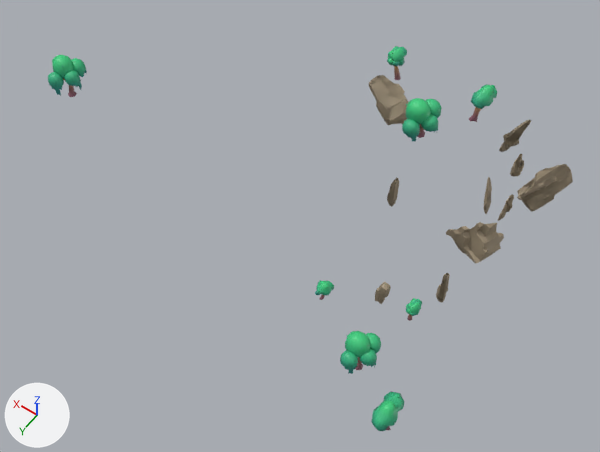
Renders of the glTF model models/rock_tree.glb from each side of a commit.
Before and after are seen from a camera (50 mm lens) standing at (60.6, 165.7, 240.2) and looking at (163.3, 21.9, 14.3). Arrows for +X, +Y and +Z are at lower left; the lights stay in place. Objects named as collision shapes, trigger or cutter boxes, shadow casters or lower levels of detail are left out. Where no turn or scale is listed for an object, it has been applied to the vertices. Vertices at the same position are counted once.

Script lines for the objects in view, before the commit:
```python
me_rock_010_0_001 = bpy.data.meshes.new('rock.010_0.001')
me_rock_010_0_001.from_pydata(...)  # 9382 vertices, 13606 faces; spans x -6.0..155.0, y -9.0..121.0, z -12.0..45.0
# faces by material slot: [4008, 9598]
me_rock_010_0_001.materials.append(mat_rock)  # brown #9e8e76
me_rock_010_0_001.materials.append(mat_material_22)  # picture img_material_22_basecolor
ob_rock_trees = bpy.data.objects.new('rock_trees', me_rock_010_0_001)
ob_rock_trees.location = (102.0, -50.7, 8.8)
```
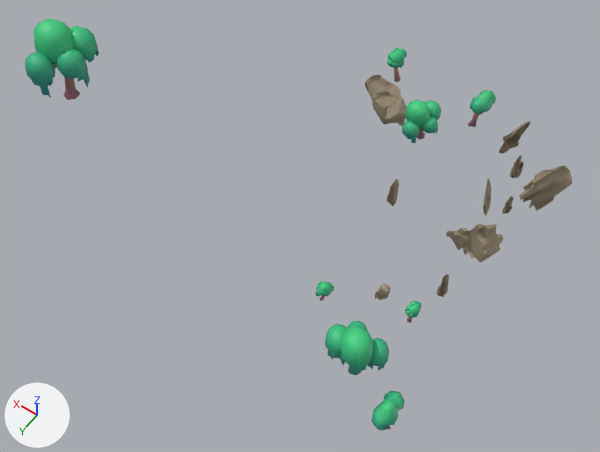
The change, as a list of edits to the scene's bpy script:
```text
Change me_rock_010_0_001:
    used by ob_rock_trees; location = (102.0, -50.7, 8.8)
    remove me_rock_010_0_001.from_pydata(...)  # 9382 vertices, 13606 faces; spans x -6.0..155.0, y -9.0..121.0, z -12.0..45.0
    add me_rock_010_0_001.from_pydata(...)  # 8955 vertices, 12627 faces; spans x -6.0..160.0, y -9.0..121.0, z -8.0..59.0
    me_rock_010_0_001 part 1: the loose piece of 56 vertices spanning x 144.0..149.0, y 84.0..89.0, z 35.0..42.0 is copied, and the copy is scaled about its middle by 1.86, then moved by (-2.0, 0.0, 8.0); it spans x 140.0..150.0, y 82.0..91.0, z 40.0..53.0
    me_rock_010_0_001 part 2: the loose piece of 61 vertices spanning x 145.0..151.0, y 80.0..86.0, z 36.0..43.0 is copied, and the copy is scaled about its middle by 1.86, then moved by (-1.0, -3.0, 9.0); it spans x 142.0..153.0, y 74.0..84.0, z 43.0..55.0
    me_rock_010_0_001 part 3: the loose piece of 62 vertices spanning x 148.0..154.0, y 88.0..93.0, z 34.0..41.0 is scaled about its middle by 1.86, then moved by (2.0, 3.0, 7.0)
    me_rock_010_0_001 part 4: the loose piece of 62 vertices spanning x 148.0..153.0, y 88.0..93.0, z 34.0..40.0 is scaled about its middle by 1.86, then moved by (2.0, 3.0, 7.0)
    me_rock_010_0_001 part 5: 138 vertices moved within x -1.0..42.0, y 18.0..119.0, z -8.0..17.0; 1788 vertices removed from x -3.0..43.0, y 1.0..121.0, z -12.0..18.0; 2223 vertices added at x -3.0..43.0, y 76.0..121.0, z -4.0..24.0
    me_rock_010_0_001 part 6: 13 vertices moved within x 145.0..152.0, y 83.0..89.0, z 37.0..45.0; 545 vertices removed from x 144.0..155.0, y 80.0..90.0, z 30.0..45.0; 821 vertices added at x 140.0..160.0, y 75.0..98.0, z 30.0..59.0
    me_rock_010_0_001 part 7: 15 vertices moved within x 32.0..60.0, y 0.0..12.0, z 21.0..28.0; 407 vertices removed from x 28.0..71.0, y -5.0..26.0, z 17.0..33.0; 519 vertices added at x 28.0..72.0, y -5.0..26.0, z 15.0..31.0
Change ob_rock_trees:
    ob_rock_trees.location: (102.0, -50.7, 8.8) -> (102.0, -50.7, 8.0)
```

Where the change shows, as pixel boxes [x1, y1, x2, y2] in the pictures (600 x 452 px; the box of a moved part takes in the faces that stretch with it):
'rock_trees', reshaped, moved (7% taller)
    before: [48, 46, 573, 431]
    after: [25, 19, 572, 431]
part 1 of me_rock_010_0_001, added (green)
    after: [57, 48, 90, 84]
part 2 of me_rock_010_0_001, added (green)
    after: [70, 26, 99, 60]
part 3 of me_rock_010_0_001, moved or reshaped
    before: [48, 72, 64, 94]
    after: [25, 52, 55, 94]
part 4 of me_rock_010_0_001, moved or reshaped
    before: [50, 83, 64, 95]
    after: [29, 74, 55, 95]
part 5 of me_rock_010_0_001, moved or reshaped
    before: [315, 182, 537, 431]
    after: [315, 281, 422, 431]
part 6 of me_rock_010_0_001, moved or reshaped
    before: [52, 55, 87, 97]
    after: [33, 19, 98, 100]
part 7 of me_rock_010_0_001, moved or reshaped
    before: [369, 75, 497, 125]
    after: [365, 75, 496, 127]
